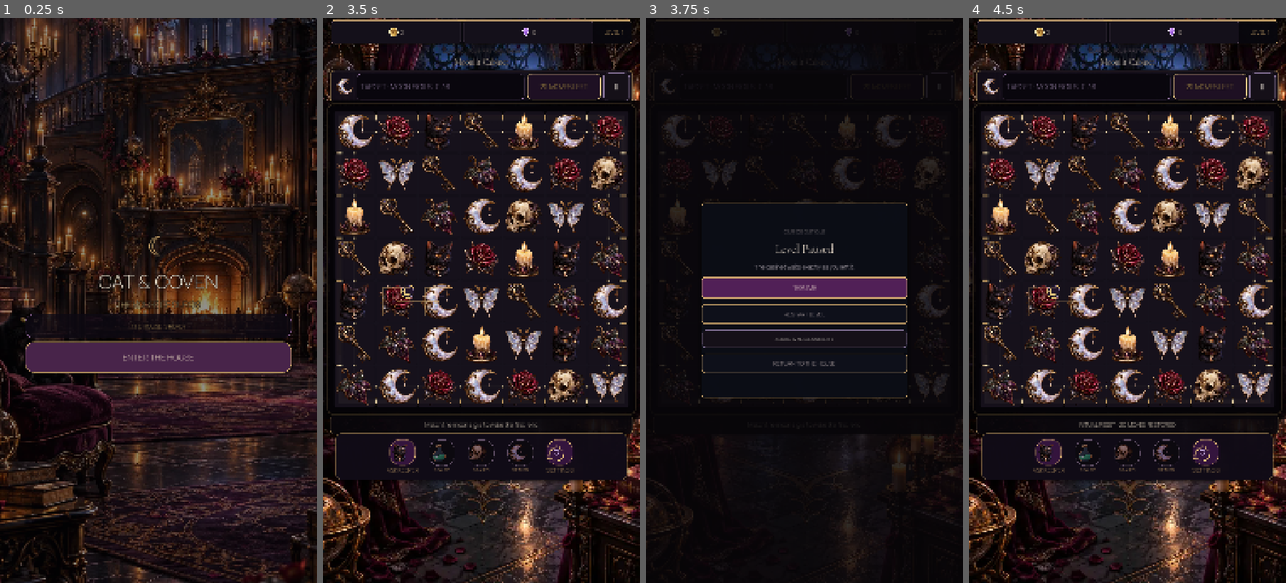
Above: before the commit, frames 1-4 (left to right).
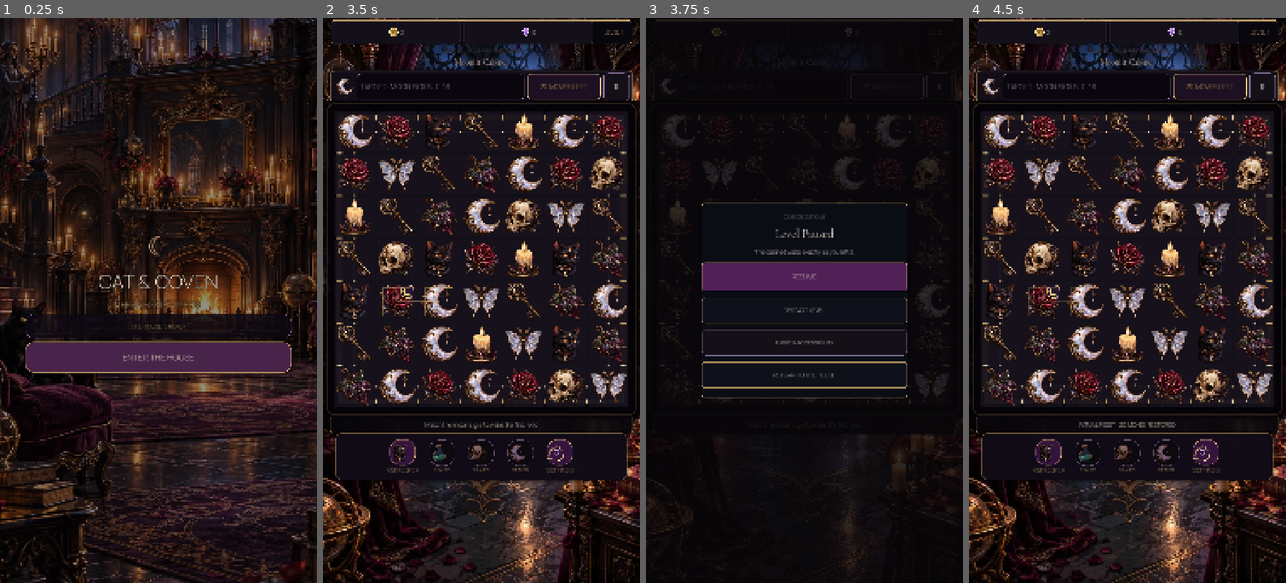
Above: after the commit, the same moments.

Repository: Jay-prodesign/akilta-match3
Game: Godot game, scene res://src/app/app_bootstrap.tscn
The game is run twice, just before and just after one commit, with the same random seed, the same clock (stepped at 60 frames per second) and the same inputs.
Inputs:
- Up to frame 1 (0.25 s): no input
- Up to frame 2 (3.5 s): click "ENTER THE HOUSE" at 0.5 s; click "PLAY LEVEL 1" at 1.25 s; click "1" at 2 s; click "PLAY" at 2.75 s
- Up to frame 3 (3.75 s): click "Ⅱ" at 3.5 s
- Up to frame 4 (4.5 s): click "RESTART LEVEL" at 4.25 s

Frames 1-2 are identical in both runs. In frame 3, 5.2% of the frame differs, in the area x 17-83%, y 34-66%; in frame 4, nothing differs.

Commit message:
Normalize gameplay reward and Curio CTA geometry

Diff:
--- a/src/ui/collection/curio_collection.tscn
+++ b/src/ui/collection/curio_collection.tscn
@@ -236,12 +236,13 @@
 mouse_filter = 2
 
 [node name="InspectAction" type="Button" parent="Layout/Cards/MoonCard/DetailActionLayer"]
+custom_minimum_size = Vector2(0, 88)
 layout_mode = 1
 anchors_preset = 0
 anchor_left = 0.18
-anchor_top = 0.80
+anchor_top = 0.78
 anchor_right = 0.82
-anchor_bottom = 0.95
+anchor_bottom = 0.96
 grow_horizontal = 2
 grow_vertical = 2
 mouse_filter = 0
@@ -322,11 +323,12 @@
 mouse_filter = 2
 
 [node name="InspectAction" type="Button" parent="Layout/Cards/Slot2/DetailActionLayer"]
+custom_minimum_size = Vector2(0, 88)
 layout_mode = 1
 anchor_left = 0.18
-anchor_top = 0.80
+anchor_top = 0.78
 anchor_right = 0.82
-anchor_bottom = 0.95
+anchor_bottom = 0.96
 grow_horizontal = 2
 grow_vertical = 2
 mouse_filter = 0
@@ -407,11 +409,12 @@
 mouse_filter = 2
 
 [node name="InspectAction" type="Button" parent="Layout/Cards/Slot3/DetailActionLayer"]
+custom_minimum_size = Vector2(0, 88)
 layout_mode = 1
 anchor_left = 0.18
-anchor_top = 0.80
+anchor_top = 0.78
 anchor_right = 0.82
-anchor_bottom = 0.95
+anchor_bottom = 0.96
 grow_horizontal = 2
 grow_vertical = 2
 mouse_filter = 0
@@ -435,7 +438,7 @@
 vertical_alignment = 1
 
 [node name="Back" type="Button" parent="Layout"]
-custom_minimum_size = Vector2(0, 68)
+custom_minimum_size = Vector2(0, 88)
 layout_mode = 2
 theme_override_colors/font_color = Color(1, 0.941, 0.847, 1)
 theme_override_font_sizes/font_size = 21
--- a/src/ui/collection/curio_detail_panel.tscn
+++ b/src/ui/collection/curio_detail_panel.tscn
@@ -117,7 +117,7 @@
 autowrap_mode = 2
 
 [node name="ViewInHouse" type="Button" parent="CurioDetailCard/Content"]
-custom_minimum_size = Vector2(0, 68)
+custom_minimum_size = Vector2(0, 96)
 layout_mode = 2
 theme_override_colors/font_color = Color(1, 0.941, 0.847, 1)
 theme_override_font_sizes/font_size = 22
@@ -127,7 +127,7 @@
 text = "VIEW IN HOUSE"
 
 [node name="Close" type="Button" parent="CurioDetailCard/Content"]
-custom_minimum_size = Vector2(0, 64)
+custom_minimum_size = Vector2(0, 88)
 layout_mode = 2
 theme_override_colors/font_color = Color(1, 0.941, 0.847, 1)
 theme_override_font_sizes/font_size = 21
--- a/src/ui/gameplay/gameplay_screen.tscn
+++ b/src/ui/gameplay/gameplay_screen.tscn
@@ -723,7 +723,7 @@
 horizontal_alignment = 1
 
 [node name="Resume" type="Button" parent="PauseOverlay/Card/Content"]
-custom_minimum_size = Vector2(0, 70)
+custom_minimum_size = Vector2(0, 96)
 layout_mode = 2
 theme_override_colors/font_color = Color(0.0627, 0.051, 0.0706, 1)
 theme_override_font_sizes/font_size = 22
@@ -733,7 +733,7 @@
 text = "RESUME"
 
 [node name="Retry" type="Button" parent="PauseOverlay/Card/Content"]
-custom_minimum_size = Vector2(0, 64)
+custom_minimum_size = Vector2(0, 88)
 layout_mode = 2
 theme_override_colors/font_color = Color(0.945, 0.91, 0.866, 1)
 theme_override_font_sizes/font_size = 20
@@ -743,7 +743,7 @@
 text = "RESTART LEVEL"
 
 [node name="Settings" type="Button" parent="PauseOverlay/Card/Content"]
-custom_minimum_size = Vector2(0, 60)
+custom_minimum_size = Vector2(0, 88)
 layout_mode = 2
 theme_override_colors/font_color = Color(0.945, 0.91, 0.866, 1)
 theme_override_font_sizes/font_size = 19
@@ -753,7 +753,7 @@
 text = "AUDIO & ACCESSIBILITY"
 
 [node name="Exit" type="Button" parent="PauseOverlay/Card/Content"]
-custom_minimum_size = Vector2(0, 64)
+custom_minimum_size = Vector2(0, 88)
 layout_mode = 2
 theme_override_colors/font_color = Color(0.851, 0.804, 0.835, 1)
 theme_override_font_sizes/font_size = 20
@@ -950,7 +950,7 @@
 
 [node name="RecoveryAction" type="Button" parent="ResultOverlay/Card/Content"]
 visible = false
-custom_minimum_size = Vector2(0, 80)
+custom_minimum_size = Vector2(0, 96)
 layout_mode = 2
 theme_override_colors/font_color = Color(0.988, 0.933, 0.831, 1)
 theme_override_font_sizes/font_size = 23
@@ -960,7 +960,7 @@
 text = "CONTINUE · +3 MOVES · FREE"
 
 [node name="Action" type="Button" parent="ResultOverlay/Card/Content"]
-custom_minimum_size = Vector2(0, 84)
+custom_minimum_size = Vector2(0, 104)
 layout_mode = 2
 theme_override_colors/font_color = Color(0.988, 0.933, 0.831, 1)
 theme_override_colors/font_hover_color = Color(1, 0.97, 0.88, 1)
--- a/src/ui/home/restoration_overlay.tscn
+++ b/src/ui/home/restoration_overlay.tscn
@@ -222,7 +222,7 @@
 autowrap_mode = 2
 
 [node name="Continue" type="Button" parent="CeremonyCard/CeremonyContent/CeremonyRow/Copy"]
-custom_minimum_size = Vector2(0, 64)
+custom_minimum_size = Vector2(0, 96)
 layout_mode = 2
 theme_override_colors/font_color = Color(1, 0.941, 0.847, 1)
 theme_override_font_sizes/font_size = 21
